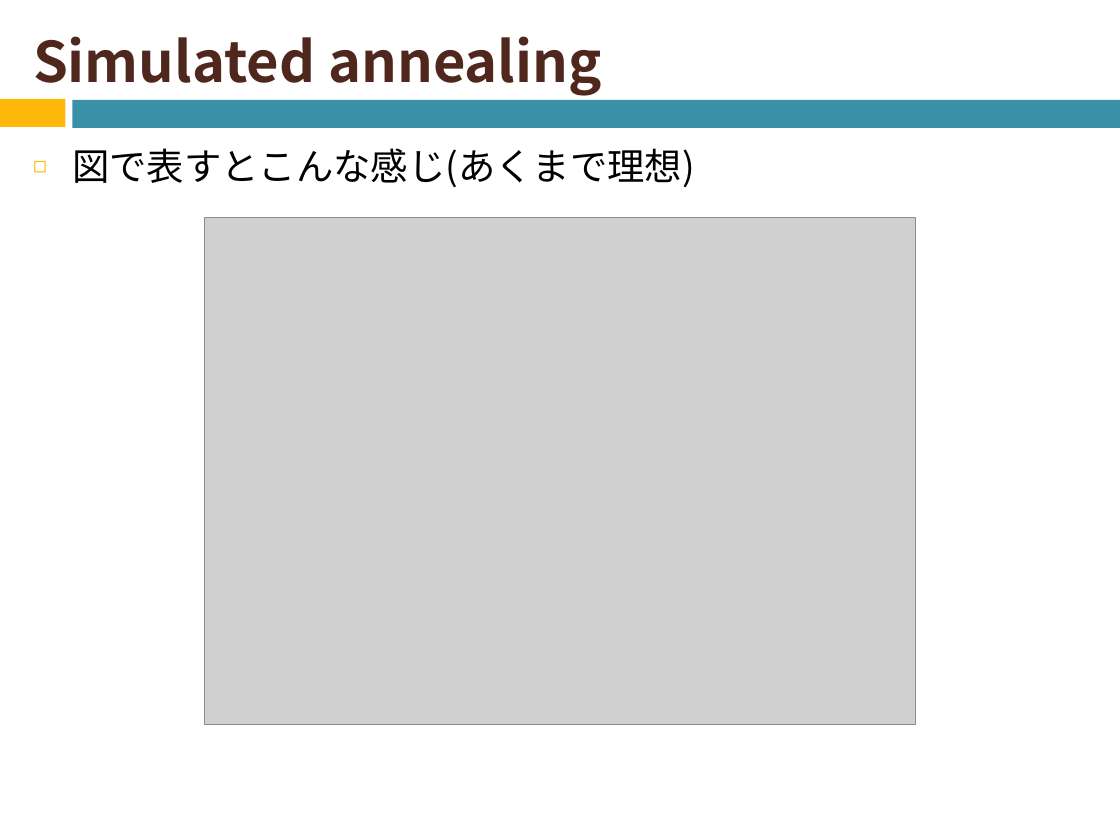
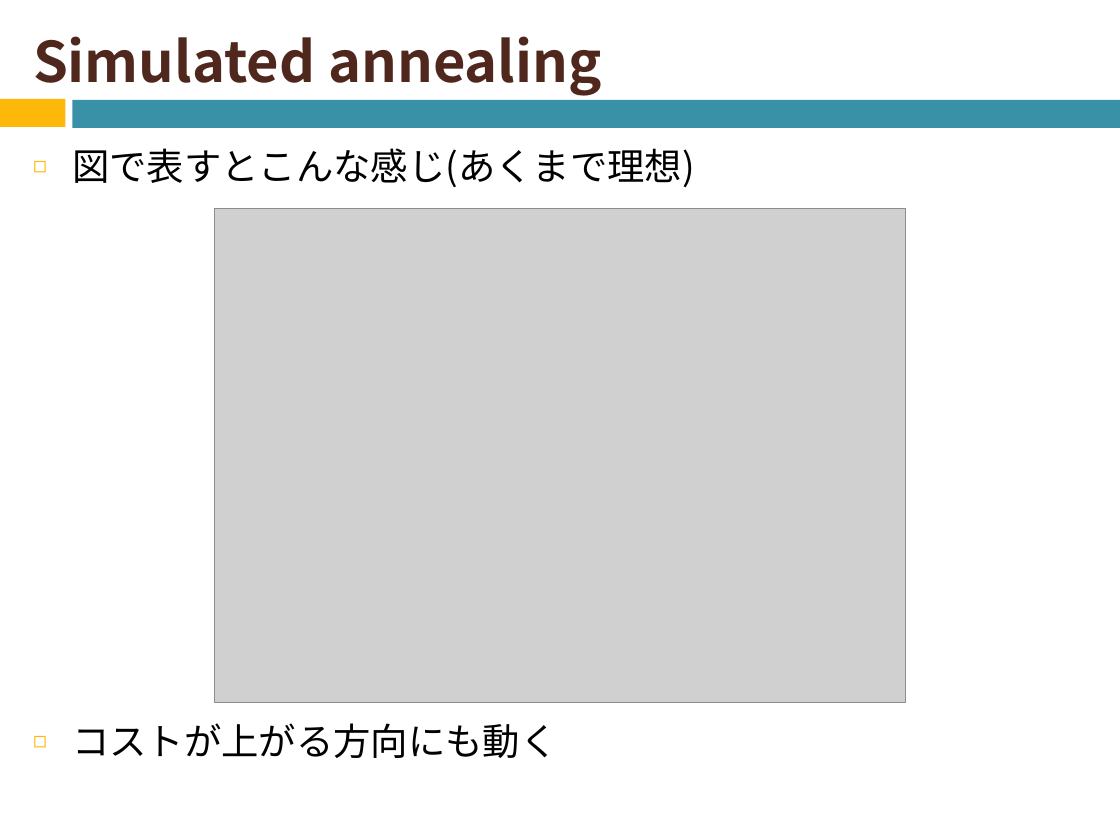
Before and after one commit to naruse-takamasa/seminar, a slide deck: slide 31 of slide/CopingWithNPCompleteness2.potx. Drawn at 1120x840 pixels with LibreOffice and Linux fonts; fonts in the diff are those of the drawing; grey boxes stand for pictures. Boxes give left, top, right and bottom in pixels: in the first picture for what was removed or moved away, otherwise in the second. Text is boxed around its words. In the diff, an @@ line names an element or a change of style, - is before the commit and + after.

```diff
--- a/slide/CopingWithNPCompleteness2.potx
+++ b/slide/CopingWithNPCompleteness2.potx
@@ picture resized from (x1=205, y1=217, x2=915, y2=725) to (x1=215, y1=208, x2=905, y2=702) @@
@@ text at (x1=72, y1=723, x2=557, y2=758): paragraph added @@
+◻ コストが上がる方向にも動く
```
Also in this commit, not shown: 5 other slides changed.
